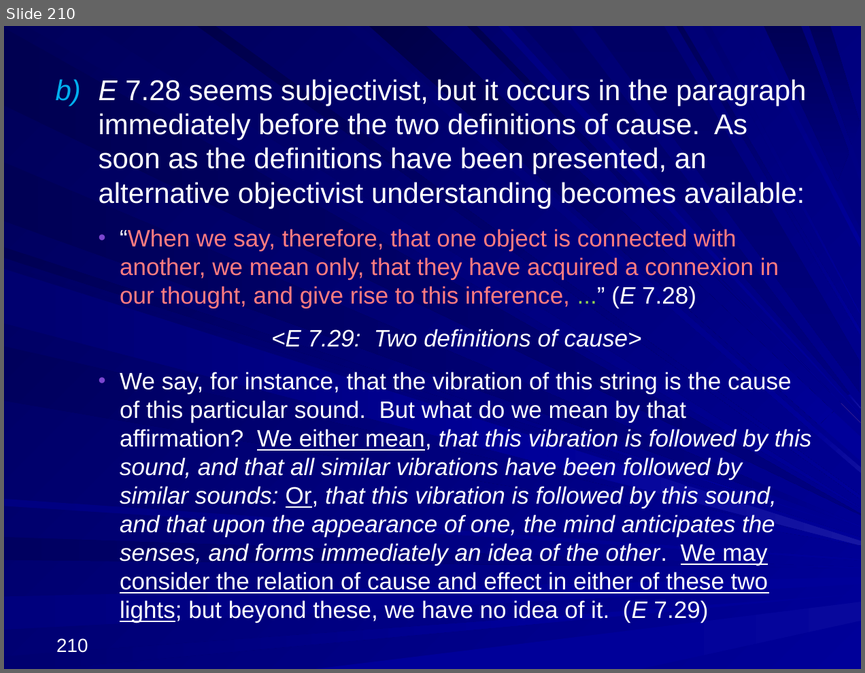
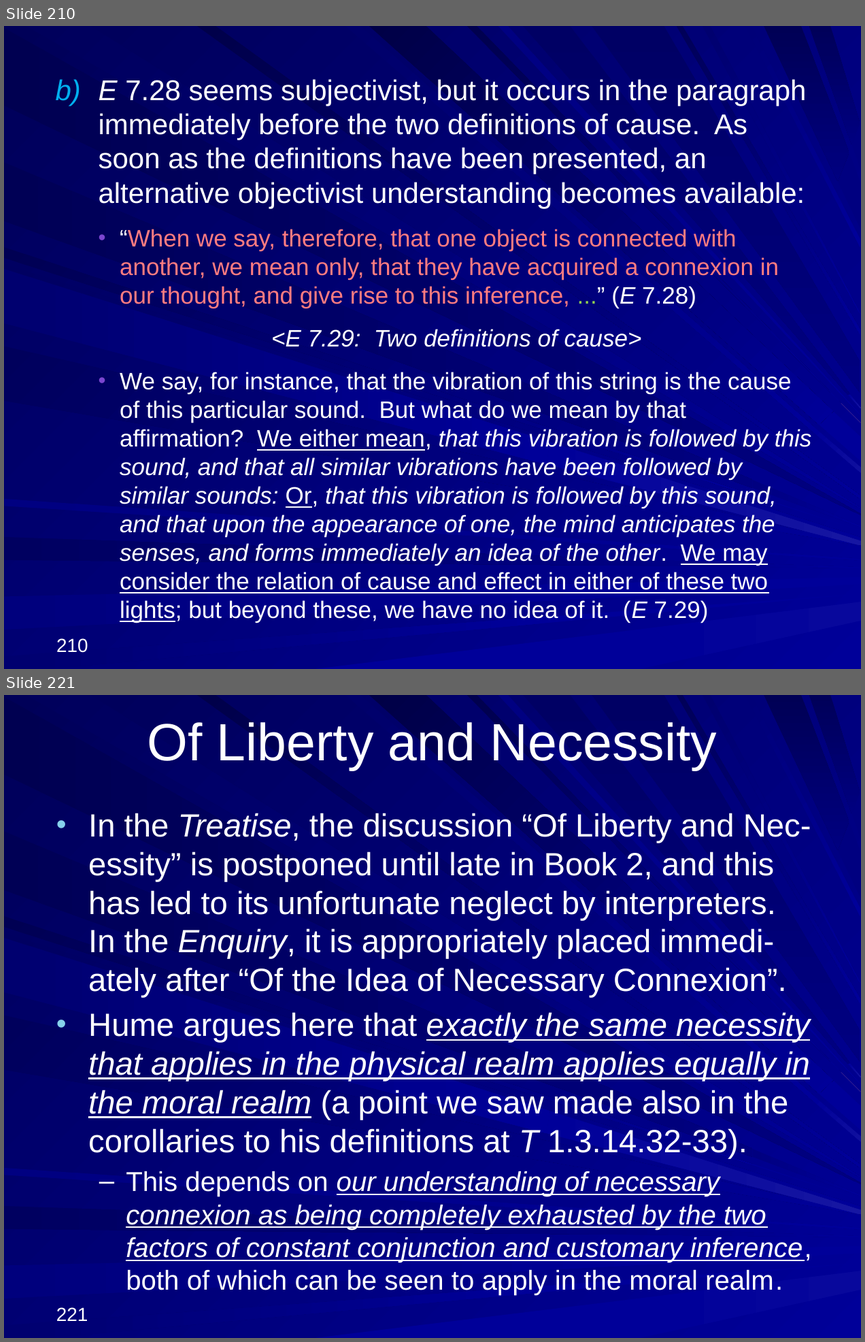
Before and after one commit to englishphilosophy/hume-texts-online, a slide deck: teaching/lectures/2024_Hume_MT_current.pptx. Shown one above the other, each under a label of ours: slide 210 before the commit, slides 210 and 221 after it; the slides between them are not shown. The pictures are 865x673 and 865x1342 pixels, drawn with LibreOffice and Linux fonts; fonts in the diff are those of the drawing. Boxes give left, top, right and bottom in pixels: in the first picture for what was removed or moved away, otherwise in the second. Text is boxed around its words. In the diff, an @@ line names an element or a change of style, - is before the commit and + after.

```diff
--- a/teaching/lectures/2024_Hume_MT_current.pptx
+++ b/teaching/lectures/2024_Hume_MT_current.pptx
@@ slide 221 added at box(4, 695, 861, 1338), background gradient #000078 to #000099; not listed: 37 template elements that a slide beside it also shows @@
@@ title added at box(147, 722, 717, 770), 44 pt, text #FFFFFF @@
+Of Liberty and Necessity
@@ text added at box(88, 813, 812, 1295), 27 pt, text #FFFFFF @@
+• In the Treatise, the discussion “Of Liberty and Nec-essity” is postponed until late in Book 2, and this has led to its unfortunate neglect by interpreters. In the Enquiry, it is appropriately placed immedi-ately after “Of the Idea of Necessary Connexion”.
+• Hume argues here that exactly the same necessity that applies in the physical realm applies equally in the moral realm (a point we saw made also in the corollaries to his definitions at T 1.3.14.32-33).
+  – This depends on our understanding of necessary connexion as being completely exhausted by the two factors of constant conjunction and customary inference, both of which can be seen to apply in the moral realm.
@@ page number added at box(56, 1307, 88, 1321), 16 pt, text #FFFFFF @@
+221
```
Also in this commit, not shown: 7 slides changed, 53 other slides added, 1 other file.
